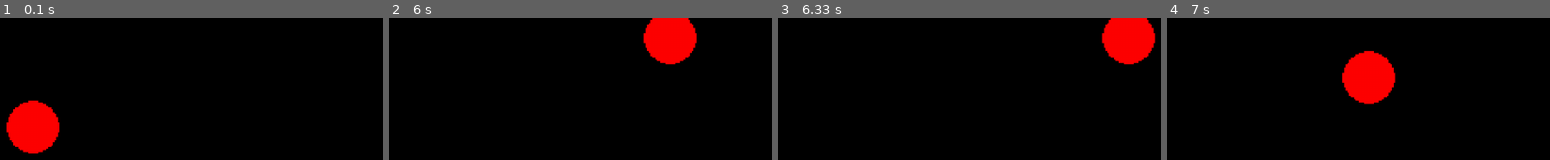
Above: before the commit, frames 1-4 (left to right).
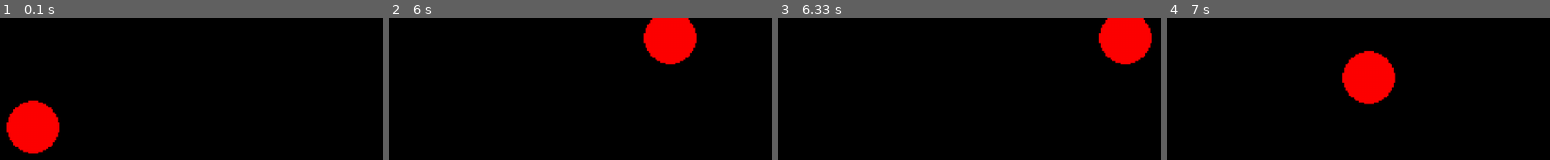
Above: after the commit, the same moments.

Repository: RLangendam/pygame
Game: pygame game, started from main.py
The game is run twice, just before and just after one commit, with the same random seed, the same clock (stepped at 60 frames per second) and the same inputs.
Inputs:
- Up to frame 1 (0.1 s): no input
- Up to frame 2 (6 s): hold Right 0.33-0.8 s; hold Up 0.83-1.13 s; hold Right 1.17-1.63 s; hold Left 1.67-2.2 s; hold Down 2.23-2.53 s; hold Left 2.57-2.97 s; hold Up 3-3.37 s; hold Right 3.4-4.03 s; hold Down 4.07-4.43 s; hold Left 4.47-4.93 s; hold Right 4.97-5.43 s; hold Up 5.47-5.77 s; hold Right from 5.8 s (still down)
- Up to frame 3 (6.33 s): release Right at 6.27 s; hold Left from 6.3 s (still down)
- Up to frame 4 (7 s): release Left at 6.83 s; hold Down from 6.87 s (still down)

Frames 1-2 are identical in both runs. In frame 3, 0.8% of the frame differs, in the area x 83-99%, y 0-34%; in frame 4, nothing differs.

Commit message:
fix camera following player

Diff:
--- a/main.py
+++ b/main.py
@@ -63,7 +63,7 @@
         for group in sprite_groups:
             for sprite in group:
                 # Draw each sprite at its position relative to the camera
-                self.image.blit(sprite.image, sprite.rect) # Gebruik de source surface rect als 3e argument
+                self.image.blit(sprite.image, (sprite.rect.x-self.rect.x, sprite.rect.y-self.rect.y)) # Gebruik de source surface rect als 3e argument
         pygame.transform.scale(self.image, (SCREEN_WIDTH, SCREEN_HEIGHT), surface)  # Scale camera view to screen size
 
 def main():
